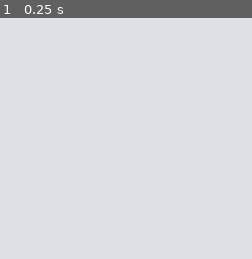
Above: before the commit, frame 1.
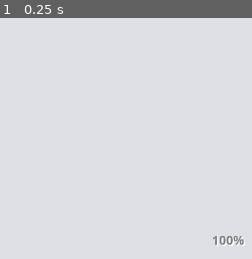
Above: after the commit, the same moment.

Repository: YuriSizov/ui-grovetender
Game: Godot game, scene res://Main.tscn
The game is run twice, just before and just after one commit, with the same random seed, the same clock (stepped at 60 frames per second) and the same inputs.
Inputs:
- Up to frame 1 (0.25 s): no input
The pictures show only the part of the screen within x 50-100%, y 50-100%; the shares and areas given below are measured in that part.

The runs differ from the first frame. In frame 1, 0.3% of the frame differs, in the area x 84-98%, y 90-95%.

Commit message:
Add a zoom label, limits to the minimum window size
Also improve event handling around the
properties drawer

Diff:
--- a/Main.tscn
+++ b/Main.tscn
@@ -4,6 +4,7 @@
 [ext_resource type="PackedScene" uid="uid://heg310gps336" path="res://gui/EndlessCanvas.tscn" id="1_qedur"]
 
 [node name="Main" type="Control"]
+custom_minimum_size = Vector2(640, 480)
 layout_mode = 3
 anchors_preset = 15
 anchor_right = 1.0
--- a/gui/EndlessCanvas.gd
+++ b/gui/EndlessCanvas.gd
@@ -33,6 +33,8 @@
 @onready var _properties_drawer: PropertiesDrawer = %PropertiesDrawer
 @onready var _context_menu: CanvasContextMenu = %CanvasContextMenu
 
+@onready var _zoom_label: Label = %ZoomLabel
+
 var _editing_mode_buttons := preload("res://gui/canvas/editing_mode_button_group.tres")
 
 
@@ -49,6 +51,7 @@
 
 func _ready() -> void:
 	_edit_current_canvas()
+	_update_zoom_label()
 
 	_editing_mode_buttons.pressed.connect(_change_editing_mode_by_button)
 	_gizmos_container.gizmos_input_consumed.connect(func() -> void:
@@ -122,12 +125,21 @@
 	_change_editing_mode(button_index)
 
 
+func _update_zoom_label() -> void:
+	if not is_inside_tree():
+		return
+
+	_zoom_label.text = "%d%%" % [ _elements_scale * 100 ]
+
+
 # Canvas transform.
 
 func _update_canvas_transform() -> void:
 	_element_container.scale = Vector2(_elements_scale, _elements_scale)
 	_element_container.position = -_elements_offset
 	canvas_transformed.emit()
+
+	_update_zoom_label()
 
 
 func _zoom_canvas(factor: float, center_at: Vector2) -> void:
--- a/gui/EndlessCanvas.tscn
+++ b/gui/EndlessCanvas.tscn
@@ -39,6 +39,14 @@
 mouse_filter = 2
 theme_type_variation = &"CanvasOverlay"
 
+[node name="ZoomLabel" type="Label" parent="CanvasOverlay"]
+unique_name_in_owner = true
+layout_mode = 2
+size_flags_horizontal = 8
+size_flags_vertical = 8
+theme_type_variation = &"ZoomLabel"
+text = "100%"
+
 [node name="PropertiesDrawer" parent="CanvasOverlay" instance=ExtResource("4_amokm")]
 unique_name_in_owner = true
 layout_mode = 2
--- a/gui/canvas/PropertiesDrawer.gd
+++ b/gui/canvas/PropertiesDrawer.gd
@@ -25,6 +25,14 @@
 		if property_editor.is_visible_in_tree() && property_editor.is_hovering():
 			property_editor.handle_input(event)
 			break
+
+	# Additionally, check if we click in between editors. These clicks should be captured,
+	# to avoid accidentally closing the panel by slight misclicks.
+	if event is InputEventMouseButton:
+		var mb := event as InputEventMouseButton
+
+		if mb.button_index == MOUSE_BUTTON_LEFT && _element_properties.get_global_rect().has_point(mb.global_position):
+			accept_event()
 
 
 # Element data.
--- a/gui/canvas/PropertiesDrawer.tscn
+++ b/gui/canvas/PropertiesDrawer.tscn
@@ -9,6 +9,7 @@
 anchor_bottom = 1.0
 grow_horizontal = 2
 grow_vertical = 2
+mouse_filter = 1
 theme_type_variation = &"PropertiesDrawer"
 script = ExtResource("1_u56on")
 
--- a/gui/canvas/properties/ButtonPropertyEditor.gd
+++ b/gui/canvas/properties/ButtonPropertyEditor.gd
@@ -71,12 +71,14 @@
 
 		if mb.pressed && mb.button_index == MOUSE_BUTTON_LEFT:
 			_pressed = true
+			accept_event()
 			queue_redraw()
 
 			button_pressed.emit()
 
 		elif not mb.pressed && mb.button_index == MOUSE_BUTTON_LEFT:
 			_pressed = false
+			accept_event()
 			queue_redraw()
 
 			button_released.emit()
--- a/gui/theme/project_theme.tres
+++ b/gui/theme/project_theme.tres
@@ -421,3 +421,9 @@
 TogglePropertyEditor/constants/icon_size = 32
 TogglePropertyEditor/font_sizes/font_size = 18
 TogglePropertyEditor/fonts/font = ExtResource("1_nbw0c")
+ZoomLabel/base_type = &"Label"
+ZoomLabel/colors/font_color = Color(0.309804, 0.309804, 0.309804, 0.705882)
+ZoomLabel/colors/font_shadow_color = Color(1, 1, 1, 0.862745)
+ZoomLabel/constants/shadow_offset_x = 2
+ZoomLabel/constants/shadow_offset_y = 2
+ZoomLabel/fonts/font = ExtResource("1_nbw0c")
